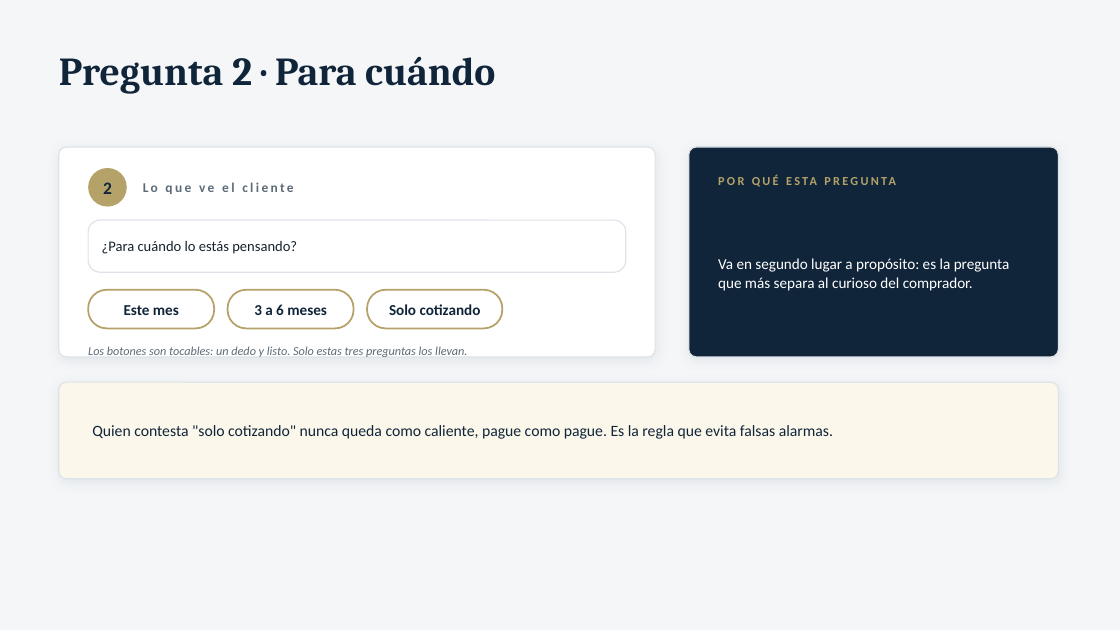
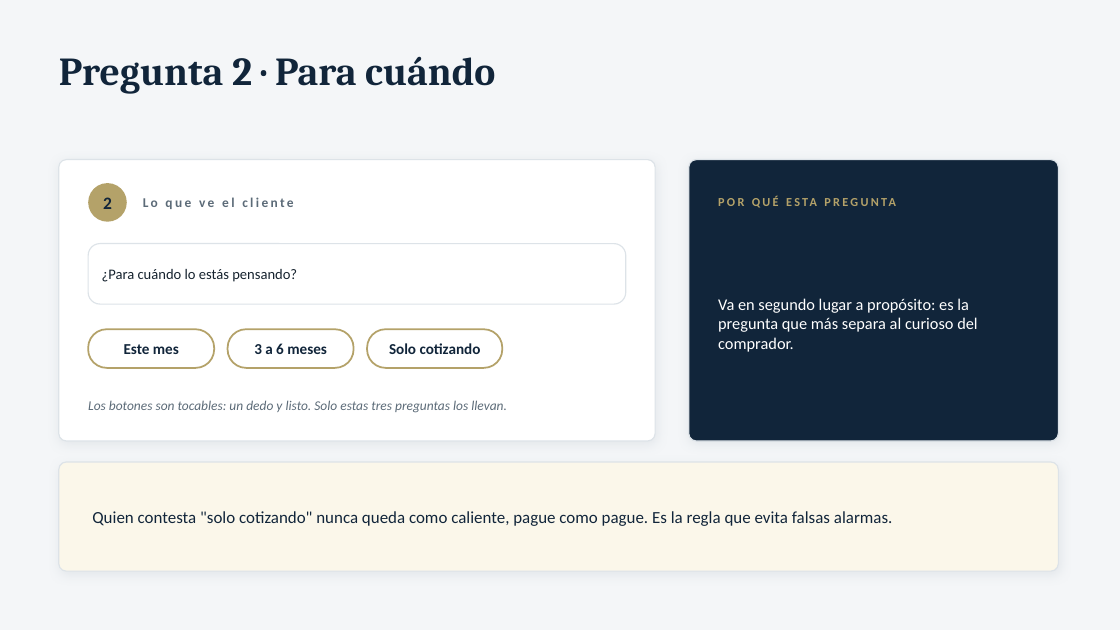
Before and after one commit to jjalwaysinnovating-star/Maderas, a slide deck: slide 9 of presentacion/sistema-ciudad-maderas.pptx. Drawn at 1120x630 pixels with LibreOffice and Linux fonts; fonts in the diff are those of the drawing. Boxes give left, top, right and bottom in pixels: in the first picture for what was removed or moved away, otherwise in the second. Text is boxed around its words. In the diff, an @@ line names an element or a change of style, - is before the commit and + after.

```diff
--- a/presentacion/sistema-ciudad-maderas.pptx
+++ b/presentacion/sistema-ciudad-maderas.pptx
@@ rounded rectangle: place and size @@
-rounded rectangle at (59,147,655,357)
+rounded rectangle at (59,160,655,441)
@@ rounded rectangle: place and size @@
-rounded rectangle at (689,147,1059,357)
+rounded rectangle at (689,160,1059,441)
@@ 2 texts, 1 ellipse: place and size @@
-2 texts, 1 ellipse at (88,168,293,207)
+2 texts, 1 ellipse at (88,183,293,222)
@@ text "POR QUÉ ESTA PREGUNTA": place and size @@
-text "POR QUÉ ESTA PREGUNTA" at (718,168,1029,193)
+text "POR QUÉ ESTA PREGUNTA" at (718,189,1029,214)
@@ text "Va en segundo lugar a ...": place and size @@
-text "Va en segundo lugar a ..." at (718,258,1010,291)
+text "Va en segundo lugar a ..." at (718,298,977,352)
@@ text "Va en segundo lugar a ..." at (718,298,977,352): size 13 to 14 pt @@
@@ rounded rectangle: place and size @@
-rounded rectangle at (88,220,626,272)
+rounded rectangle at (88,244,626,304)
@@ text "¿Para cuándo lo estás pensando?": place and size @@
-text "¿Para cuándo lo estás pensando?" at (102,241,297,254)
+text "¿Para cuándo lo estás pensando?" at (102,269,297,282)
@@ 3 texts, 3 rounded rectangles: place and size @@
-3 texts, 3 rounded rectangles at (88,290,502,329)
+3 texts, 3 rounded rectangles at (88,329,502,368)
@@ text "Los botones son tocables: un ...": place and size @@
-text "Los botones son tocables: un ..." at (88,346,467,357)
+text "Los botones son tocables: un ..." at (88,400,507,413)
@@ text "Los botones son tocables: un ..." at (88,400,507,413): size 10.5 to 11.5 pt @@
@@ proportions changed in 4 elements at (88,244,626,304), (59,160,655,441), (689,160,1059,441), (59,462,1059,571) @@
@@ rounded rectangle: place and size @@
-rounded rectangle at (59,382,1059,479)
+rounded rectangle at (59,462,1059,571)
@@ text "Quien contesta "solo cotizando" nunca ...": place and size @@
-text "Quien contesta "solo cotizando" nunca ..." at (92,425,833,439)
+text "Quien contesta "solo cotizando" nunca ..." at (92,511,893,526)
@@ text "Quien contesta "solo cotizando" nunca ..." at (92,511,893,526): size 13.5 to 14.5 pt @@
```
Also in this commit, not shown: 14 other slides changed, 3 other files.
